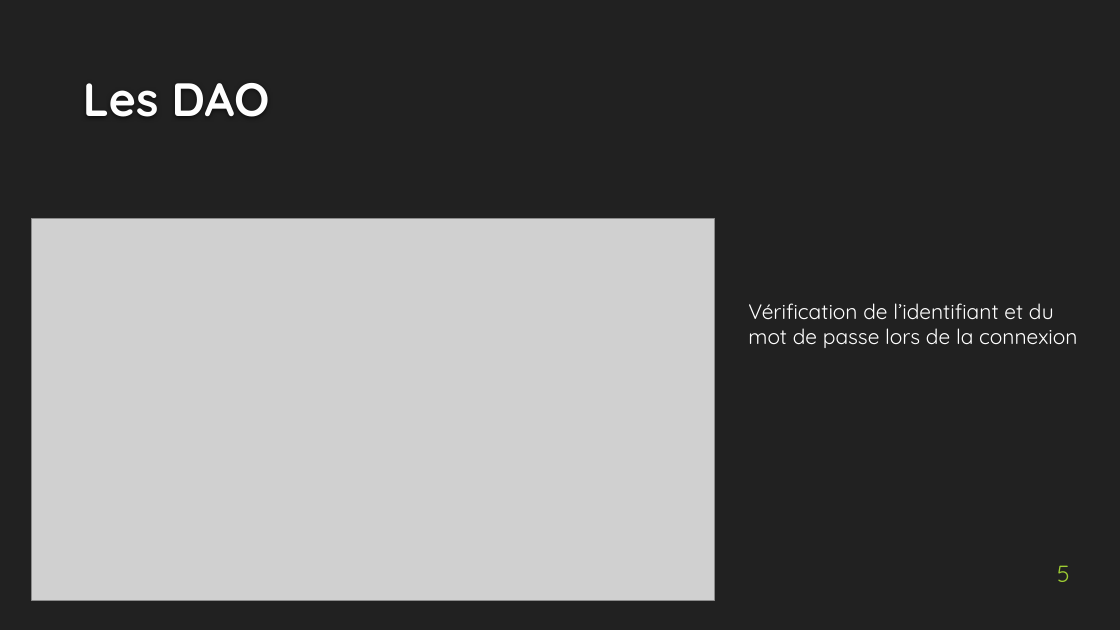
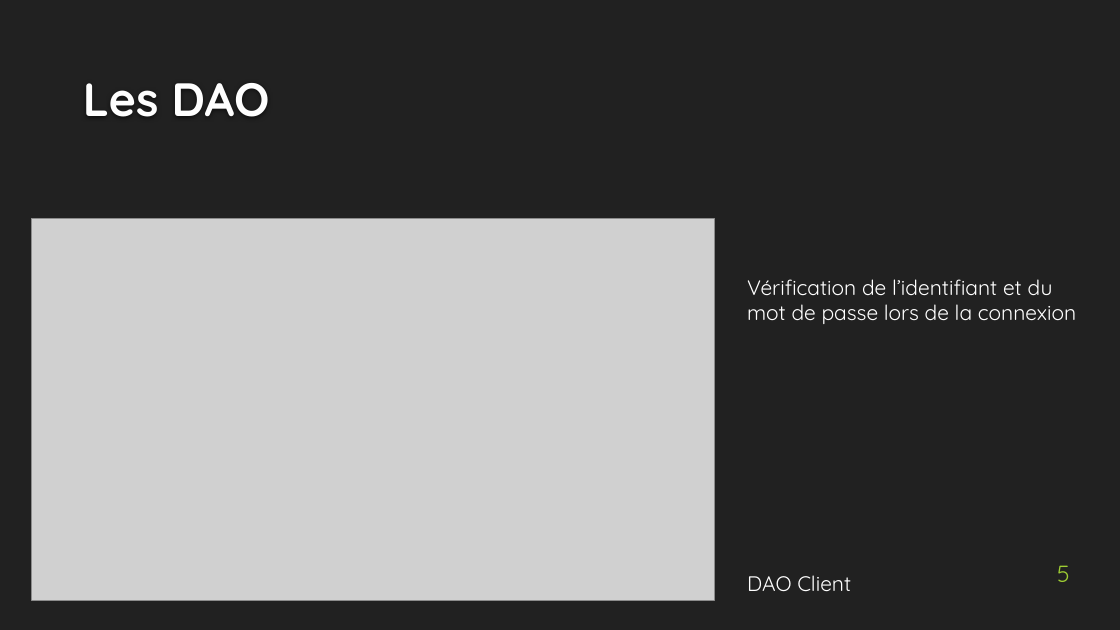
Before and after one commit to Xogiga/JEE_WoTM, a slide deck: slide 5 of presentation_jee.pptx. Drawn at 1120x630 pixels with LibreOffice and Linux fonts; fonts in the diff are those of the drawing; grey boxes stand for pictures; background and template pictures are left out. Boxes give left, top, right and bottom in pixels: in the first picture for what was removed or moved away, otherwise in the second. Text is boxed around its words. In the diff, an @@ line names an element or a change of style, - is before the commit and + after.

```diff
--- a/presentation_jee.pptx
+++ b/presentation_jee.pptx
@@ text "Vérification de l’identifiant et du ..." moved from (x1=748, y1=303, x2=1077, y2=348) to (x1=747, y1=279, x2=1076, y2=324) @@
@@ text added at (x1=747, y1=575, x2=851, y2=591), 18 pt, text #FFFFFF @@
+DAO Client
```
Also in this commit, not shown: 3 other slides changed, 2 slides added, 1 slide removed, 14 other files.
